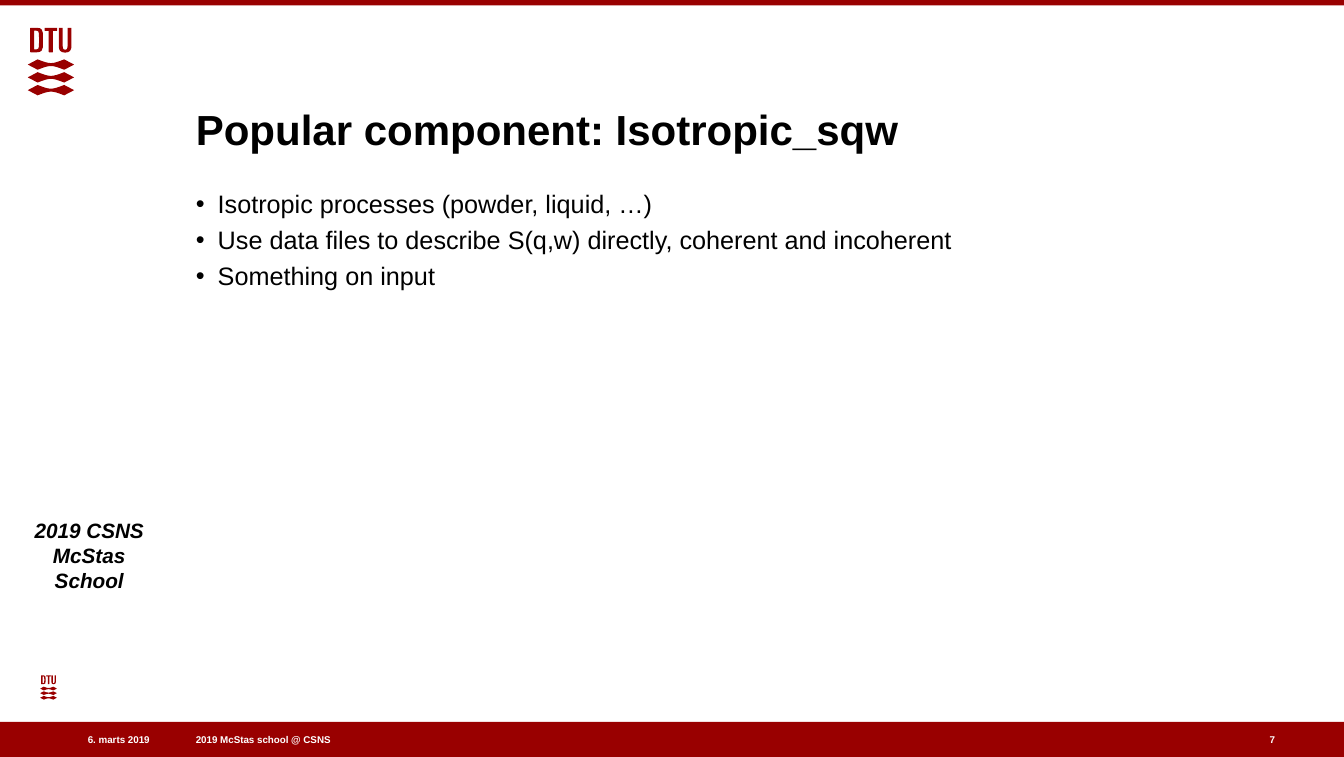
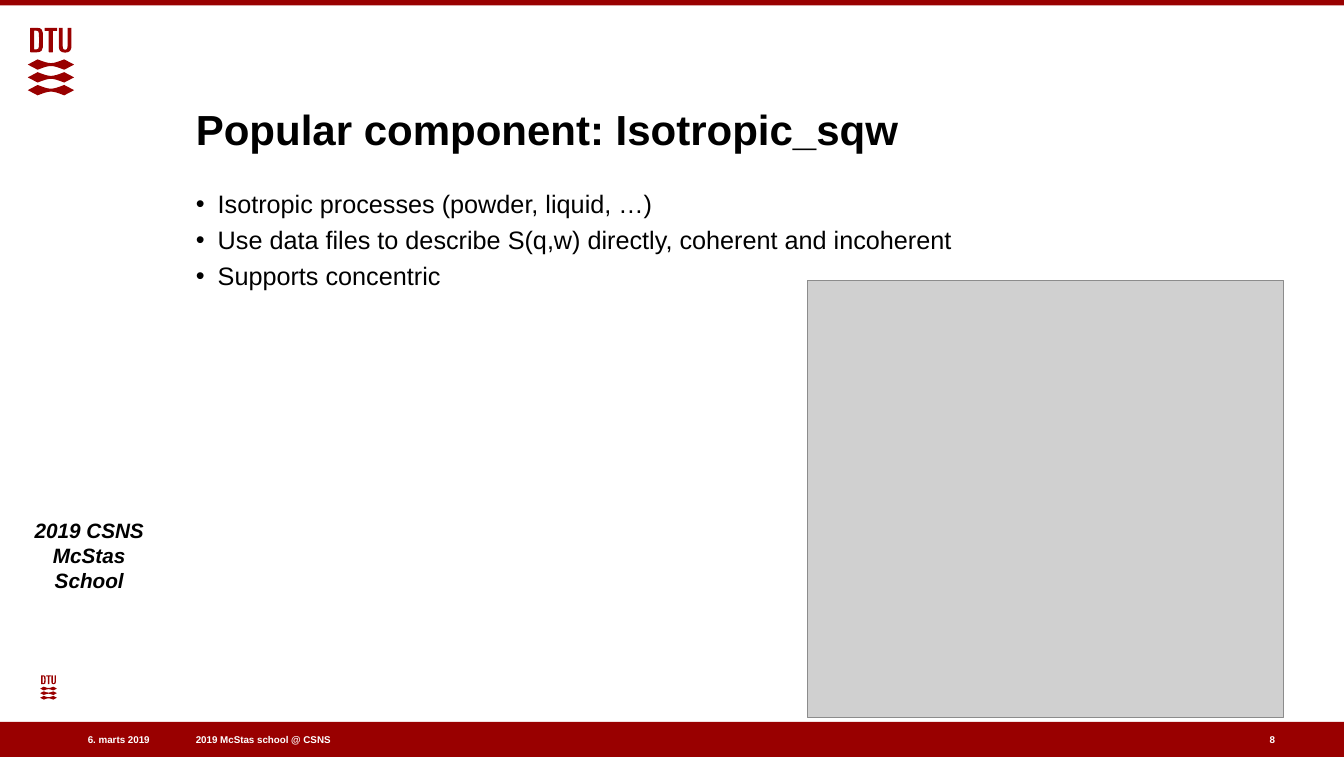
Before and after one commit to eddymaoui/Schools, a slide deck: slide 8 of CSNS_March_2019/4_Thursday_March_28th/5_inelastic_scattering/inelastic_scattering.pptx (slide 7 before the commit). Drawn at 1344x757 pixels with LibreOffice and Linux fonts; fonts in the diff are those of the drawing; grey boxes stand for pictures; background and template pictures are left out. Boxes give left, top, right and bottom in pixels: in the first picture for what was removed or moved away, otherwise in the second. Text is boxed around its words. In the diff, an @@ line names an element or a change of style, - is before the commit and + after.

Commit message:
Examples of phonon_simple and isotropic_sqw output

```diff
--- a/CSNS_March_2019/4_Thursday_March_28th/5_inelastic_scattering/inelastic_scattering.pptx
+++ b/CSNS_March_2019/4_Thursday_March_28th/5_inelastic_scattering/inelastic_scattering.pptx
@@ text at <box>218,266,441,291</box>: text changed @@
-• Something on input
+• Supports concentric
@@ picture added at <box>807,281,1283,717</box> @@
@@ page number at <box>1270,736,1275,746</box>: text changed @@
-7
+8
```
Also in this commit, not shown: 4 other slides changed, 2 slides added.
